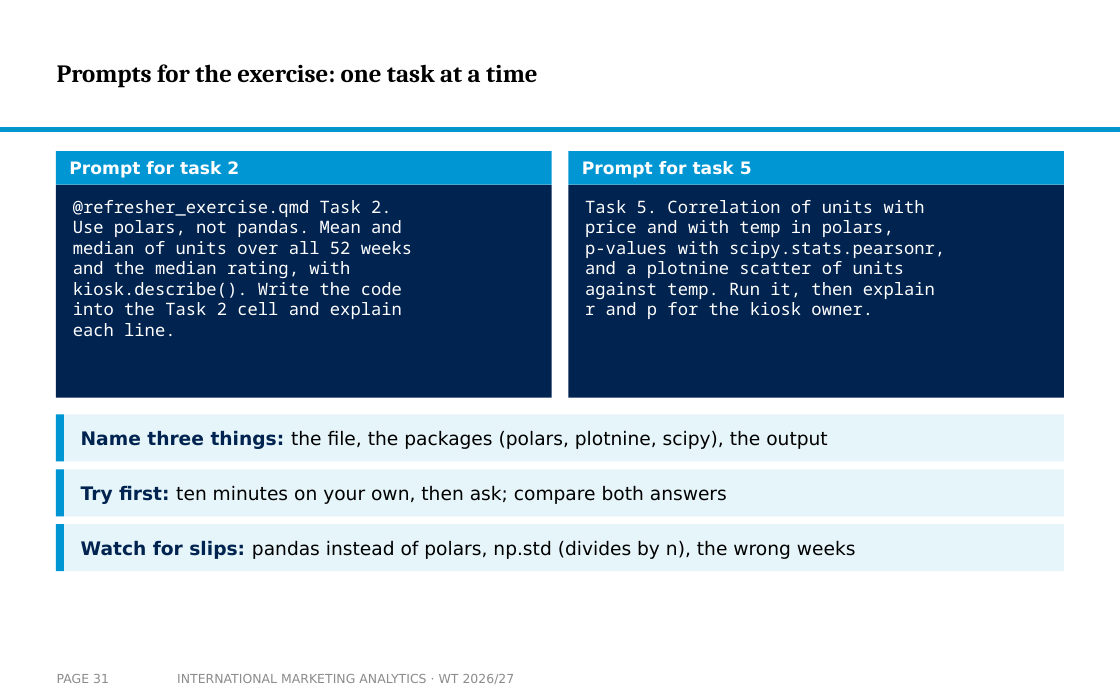
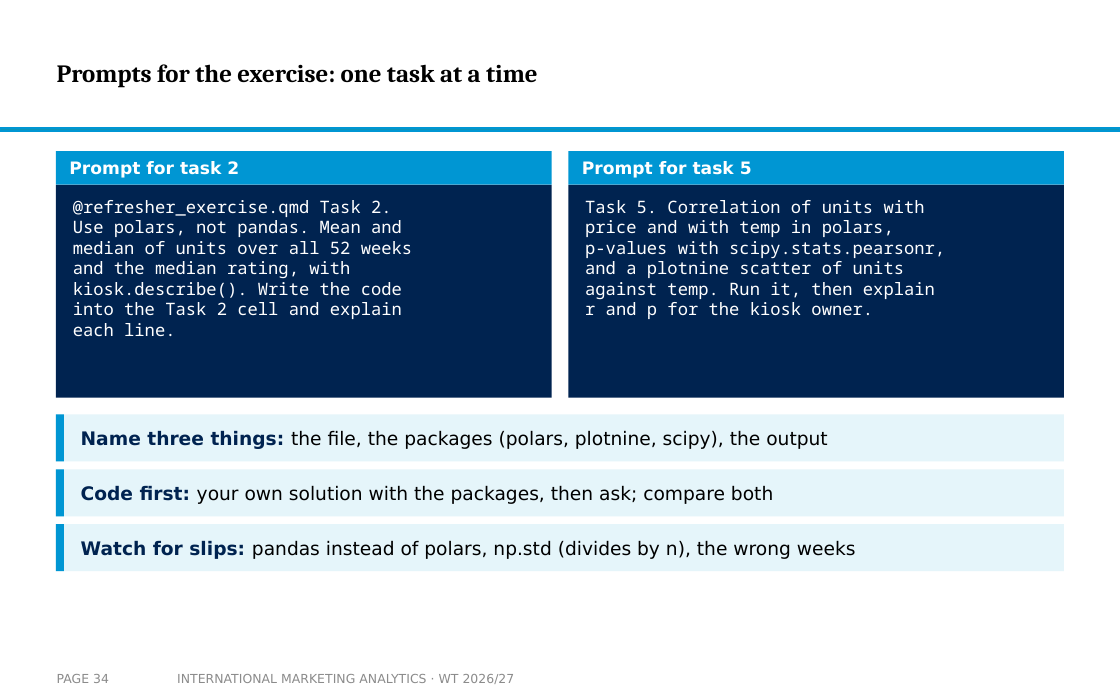
Before and after one commit to arnefloh-wu/international-marketing-analytics-teaching, a slide deck: slide 34 of slides/01b_statistics-and-regression_WT26-27.pptx (slide 31 before the commit). Drawn at 1120x700 pixels with LibreOffice and Linux fonts; fonts in the diff are those of the drawing; background and template pictures are left out. Boxes give left, top, right and bottom in pixels: in the first picture for what was removed or moved away, otherwise in the second. Text is boxed around its words. In the diff, an @@ line names an element or a change of style, - is before the commit and + after.

```diff
--- a/slides/01b_statistics-and-regression_WT26-27.pptx
+++ b/slides/01b_statistics-and-regression_WT26-27.pptx
@@ text at box(81, 485, 773, 504): text changed @@
-Try first: ten minutes on your own, then ask; compare both answers
+Code first: your own solution with the packages, then ask; compare both
@@ page number at box(57, 674, 109, 683): text changed @@
-PAGE 31
+PAGE 34
```
Also in this commit, not shown: 4 other slides changed, 1 slide added, 3 other files.
